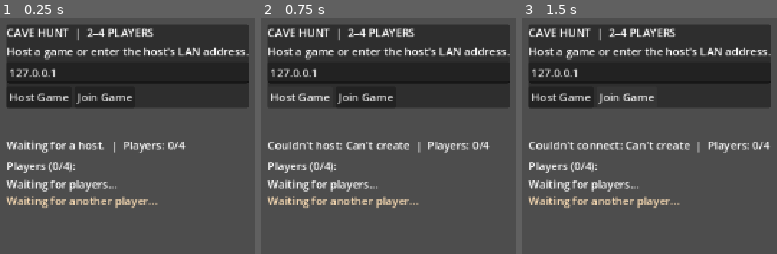
Above: before the commit, frames 1-3 (left to right).
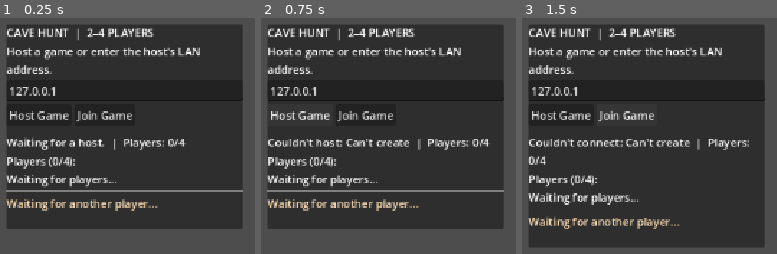
Above: after the commit, the same moments.

Repository: Ibrahim2750mi/Halaka
Game: Godot game, scene res://main.tscn
Same seed, same stepped clock (60 frames per second), same inputs: the game is played once before the commit and once after it.
Inputs:
- Up to frame 1 (0.25 s): no input
- Up to frame 2 (0.75 s): click "Host Game" at 0.5 s
- Up to frame 3 (1.5 s): click "Join Game" at 1.25 s

The runs differ from the first frame. In frame 1, 48% of the frame differs, in the area x 2-98%, y 2-90%; in frame 2, 46%; in frame 3, 54%, in the area x 2-98%, y 2-98%.

Commit message:
fix left side text section

Diff:
--- a/main.gd
+++ b/main.gd
@@ -12,6 +12,8 @@
 @onready var player_spawner: MultiplayerSpawner = $Players/MultiplayerSpawner
 
 var _lobby_panel: PanelContainer
+var _lobby_controls: VBoxContainer
+var _info_layout: VBoxContainer
 var _address_input: LineEdit
 var _status_label: Label
 var _player_list_label: Label
@@ -37,7 +39,7 @@
 
 func _process(delta: float) -> void:
 	_update_round_hud()
-	if not multiplayer.has_multiplayer_peer() or not multiplayer.is_server():
+	if not _network_is_active() or not multiplayer.is_server():
 		return
 	if not _round_active:
 		return
@@ -56,14 +58,20 @@
 		_refresh_status("Round over")
 	_update_round_hud()
 
+func _network_is_active() -> bool:
+	if not multiplayer.has_multiplayer_peer():
+		return false
+	return multiplayer.multiplayer_peer.get_connection_status() == MultiplayerPeer.CONNECTION_CONNECTED
+
 func _build_round_hud() -> void:
-	var canvas := CanvasLayer.new()
-	canvas.name = "RoundHUD"
-	add_child(canvas)
+	if _info_layout == null:
+		return
+	_info_layout.add_child(HSeparator.new())
 	_hud_label = Label.new()
-	_hud_label.position = Vector2(28, 270)
+	_hud_label.name = "RoundStatus"
+	_hud_label.autowrap_mode = TextServer.AUTOWRAP_WORD_SMART
 	_hud_label.add_theme_color_override("font_color", Color(1.0, 0.88, 0.72))
-	canvas.add_child(_hud_label)
+	_info_layout.add_child(_hud_label)
 	_update_round_hud()
 
 func _update_round_hud() -> void:
@@ -139,23 +147,27 @@
 	canvas.name = "LobbyUI"
 	add_child(canvas)
 	_lobby_panel = PanelContainer.new()
+	_lobby_panel.name = "GameInfoPanel"
 	_lobby_panel.position = Vector2(28, 28)
 	_lobby_panel.custom_minimum_size = Vector2(340, 0)
 	canvas.add_child(_lobby_panel)
-	var layout := VBoxContainer.new()
-	_lobby_panel.add_child(layout)
+	_info_layout = VBoxContainer.new()
+	_lobby_panel.add_child(_info_layout)
+	_lobby_controls = VBoxContainer.new()
+	_info_layout.add_child(_lobby_controls)
 	var title := Label.new()
 	title.text = "CAVE HUNT  |  2–4 PLAYERS"
-	layout.add_child(title)
+	_lobby_controls.add_child(title)
 	var instructions := Label.new()
 	instructions.text = "Host a game or enter the host's LAN address."
-	layout.add_child(instructions)
+	instructions.autowrap_mode = TextServer.AUTOWRAP_WORD_SMART
+	_lobby_controls.add_child(instructions)
 	_address_input = LineEdit.new()
 	_address_input.placeholder_text = "Host IP address"
 	_address_input.text = "127.0.0.1"
-	layout.add_child(_address_input)
+	_lobby_controls.add_child(_address_input)
 	var buttons := HBoxContainer.new()
-	layout.add_child(buttons)
+	_lobby_controls.add_child(buttons)
 	var host_button := Button.new()
 	host_button.text = "Host Game"
 	host_button.pressed.connect(_host_game)
@@ -164,12 +176,12 @@
 	join_button.text = "Join Game"
 	join_button.pressed.connect(_join_game)
 	buttons.add_child(join_button)
+	_info_layout.add_child(HSeparator.new())
 	_status_label = Label.new()
-	_status_label.position = Vector2(28, 190)
-	canvas.add_child(_status_label)
+	_status_label.autowrap_mode = TextServer.AUTOWRAP_WORD_SMART
+	_info_layout.add_child(_status_label)
 	_player_list_label = Label.new()
-	_player_list_label.position = Vector2(28, 220)
-	canvas.add_child(_player_list_label)
+	_info_layout.add_child(_player_list_label)
 	_refresh_player_list()
 
 func _host_game() -> void:
@@ -180,7 +192,7 @@
 		return
 	multiplayer.multiplayer_peer = peer
 	_spawn_peer(1)
-	_lobby_panel.hide()
+	_lobby_controls.hide()
 	_refresh_status("Hosting on port %d" % GAME_PORT)
 
 func _join_game() -> void:
@@ -235,7 +247,7 @@
 	_update_round_hud.call_deferred()
 
 func _on_connected_to_server() -> void:
-	_lobby_panel.hide()
+	_lobby_controls.hide()
 	_refresh_status("Connected to host")
 	Input.mouse_mode = Input.MOUSE_MODE_CAPTURED
 	_update_round_hud()
@@ -243,10 +255,11 @@
 func _on_connection_failed() -> void:
 	_set_status("Connection failed. Check the host IP and port %d." % GAME_PORT)
 	multiplayer.multiplayer_peer = null
+	_lobby_controls.show()
 
 func _on_server_disconnected() -> void:
 	_set_status("Host disconnected.")
-	_lobby_panel.show()
+	_lobby_controls.show()
 	Input.mouse_mode = Input.MOUSE_MODE_VISIBLE
 
 func _refresh_status(message: String) -> void:
@@ -261,7 +274,7 @@
 	var lines: PackedStringArray = ["Players (%d/4):" % active_players.size()]
 	for player in active_players:
 		var entry := "Player %d" % player.owner_peer_id
-		if player.owner_peer_id == multiplayer.get_unique_id():
+		if _network_is_active() and player.owner_peer_id == multiplayer.get_unique_id():
 			entry += " (you)"
 		lines.append(entry)
 	if active_players.is_empty():
--- a/player.gd
+++ b/player.gd
@@ -27,7 +27,7 @@
 var _last_alive_state := true
 
 func _ready() -> void:
-	var is_local := multiplayer.get_unique_id() == owner_peer_id
+	var is_local := _is_local_player()
 	camera.current = is_local
 	if is_local:
 		camera.make_current()
@@ -53,7 +53,7 @@
 	add_to_group("players")
 
 func _process(_delta: float) -> void:
-	var is_local := multiplayer.get_unique_id() == owner_peer_id
+	var is_local := _is_local_player()
 	if is_alive != _last_alive_state:
 		_apply_alive_state(is_local)
 		_last_alive_state = is_alive
@@ -61,6 +61,13 @@
 		_death_label.visible = not is_alive
 		if not is_alive:
 			_death_label.text = "CAUGHT  |  Respawning in %d" % ceili(respawn_remaining)
+
+func _is_local_player() -> bool:
+	if not multiplayer.has_multiplayer_peer():
+		return false
+	if multiplayer.multiplayer_peer.get_connection_status() != MultiplayerPeer.CONNECTION_CONNECTED:
+		return false
+	return multiplayer.get_unique_id() == owner_peer_id
 
 func _apply_alive_state(is_local: bool) -> void:
 	visual.visible = not is_local and is_alive
@@ -82,7 +89,7 @@
 	canvas.add_child(_death_label)
 
 func _unhandled_input(event: InputEvent) -> void:
-	if multiplayer.get_unique_id() != owner_peer_id:
+	if not _is_local_player():
 		return
 	if not is_alive:
 		return
@@ -96,7 +103,7 @@
 		Input.mouse_mode = Input.MOUSE_MODE_CAPTURED
 
 func _physics_process(delta: float) -> void:
-	if not multiplayer.has_multiplayer_peer():
+	if not _network_is_active():
 		return
 	if not round_active or not is_alive:
 		velocity = Vector3.ZERO
@@ -108,7 +115,7 @@
 			camera.rotation.x = _remote_pitch
 		var server_jump := Input.is_key_pressed(KEY_SPACE) if owner_peer_id == 1 else _remote_jump
 		_simulate_movement(delta, server_input, server_jump)
-	elif multiplayer.get_unique_id() == owner_peer_id:
+	elif _is_local_player():
 		var predicted_input := _read_move_input()
 		var jump_pressed := Input.is_key_pressed(KEY_SPACE)
 		_simulate_movement(delta, predicted_input, jump_pressed)
@@ -116,6 +123,11 @@
 		if _input_send_timer <= 0.0:
 			_submit_input.rpc_id(1, predicted_input, rotation.y, _camera_pitch, jump_pressed)
 			_input_send_timer = 1.0 / 30.0
+
+func _network_is_active() -> bool:
+	if not multiplayer.has_multiplayer_peer():
+		return false
+	return multiplayer.multiplayer_peer.get_connection_status() == MultiplayerPeer.CONNECTION_CONNECTED
 
 func _simulate_movement(delta: float, move_input: Vector2, jump_pressed: bool) -> void:
 	move_input = move_input.normalized()
